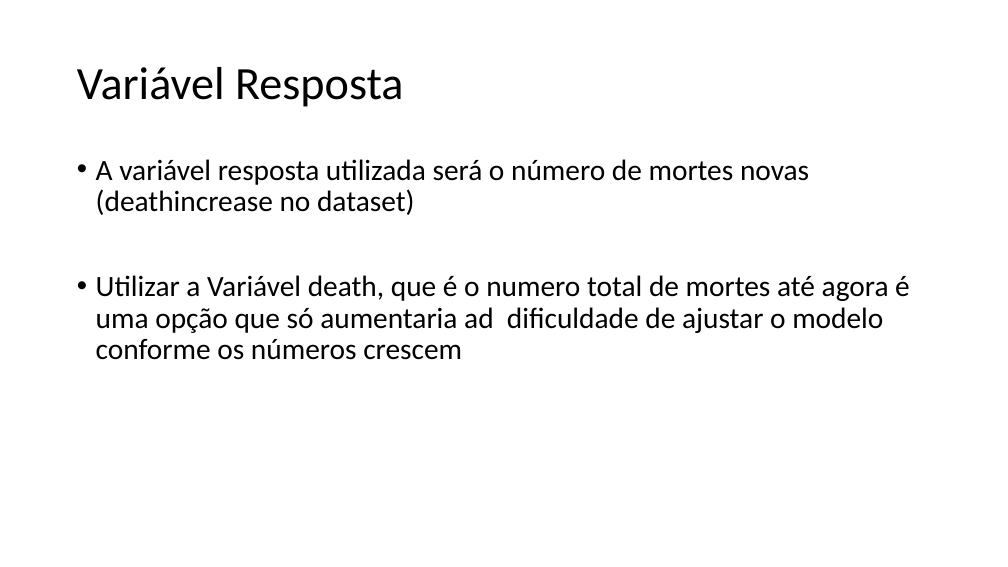
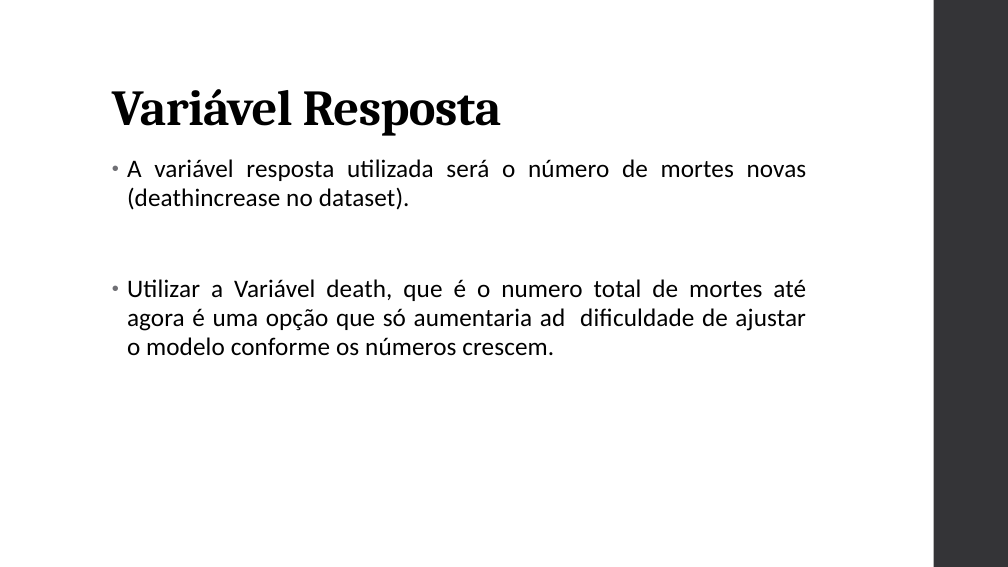
Before and after one commit to rodrigo-neumann/Stone-Age-Covid-project, a slide deck: slide 5 of Stone Age_apresentação.pptx. Drawn at 1008x567 pixels with LibreOffice and Linux fonts; fonts in the diff are those of the drawing. Boxes give left, top, right and bottom in pixels: in the first picture for what was removed or moved away, otherwise in the second. Text is boxed around its words. In the diff, an @@ line names an element or a change of style, - is before the commit and + after.

```diff
--- a/Stone Age_apresentação.pptx
+++ b/Stone Age_apresentação.pptx
@@ rectangle added at (x1=934, y1=0, x2=1008, y2=567), fill #353537 @@
@@ title "Variável Resposta" moved from (x1=77, y1=67, x2=404, y2=107) to (x1=112, y1=89, x2=502, y2=136) @@
@@ title "Variável Resposta" at (x1=112, y1=89, x2=502, y2=136): size 44 to 48 pt, font Calibri to Cambria, letter spacing 0 to -0.5 pt, bold on; vertical alignment middle to bottom @@
@@ text at (x1=127, y1=159, x2=807, y2=356): text changed; size 28 to 24 pt @@
-• A variável resposta utilizada será o número de mortes novas (deathincrease no dataset)
-• Utilizar a Variável death, que é o numero total de mortes até agora é uma opção que só aumentaria ad dificuldade de ajustar o modelo conforme os números crescem
+• A variável resposta utilizada será o número de mortes novas (deathincrease no dataset).
+• Utilizar a Variável death, que é o numero total de mortes até agora é uma opção que só aumentaria ad dificuldade de ajustar o modelo conforme os números crescem.
```
Also in this commit, not shown: 17 other slides changed, 1 slide added, 1 slide removed.
